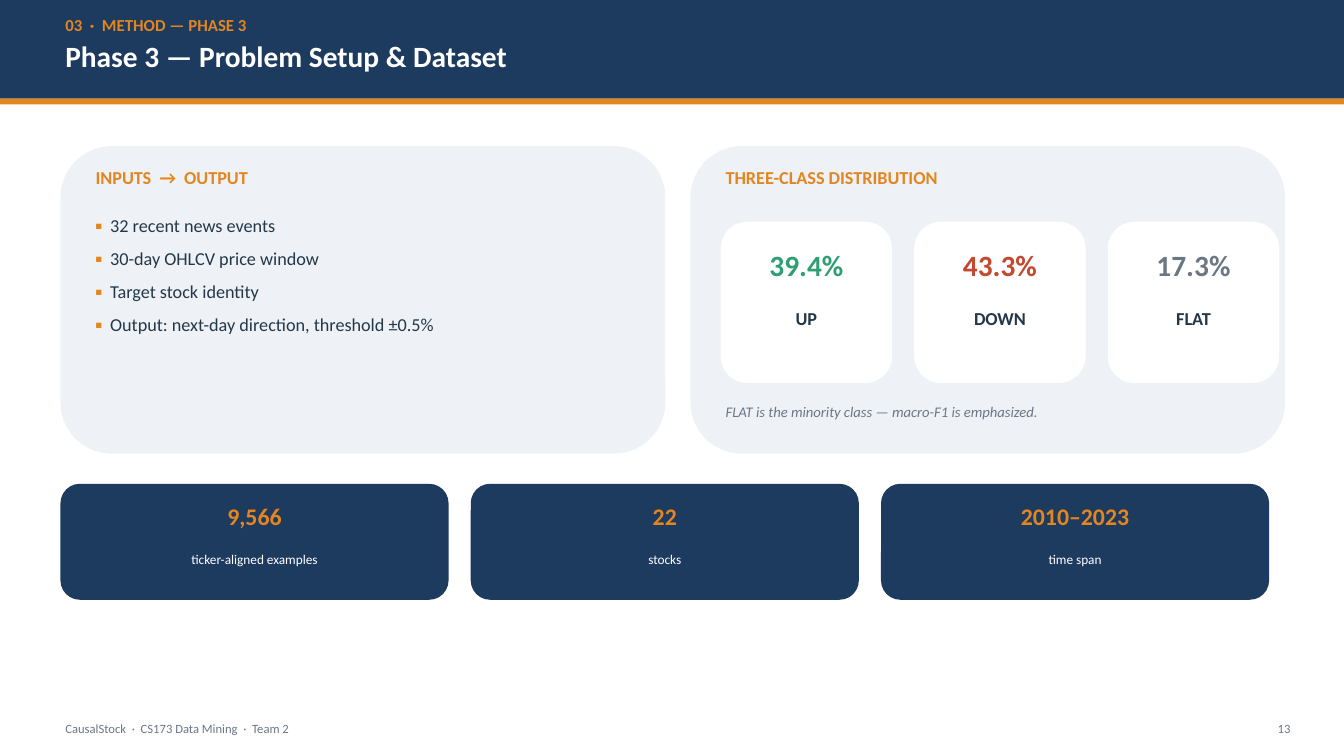
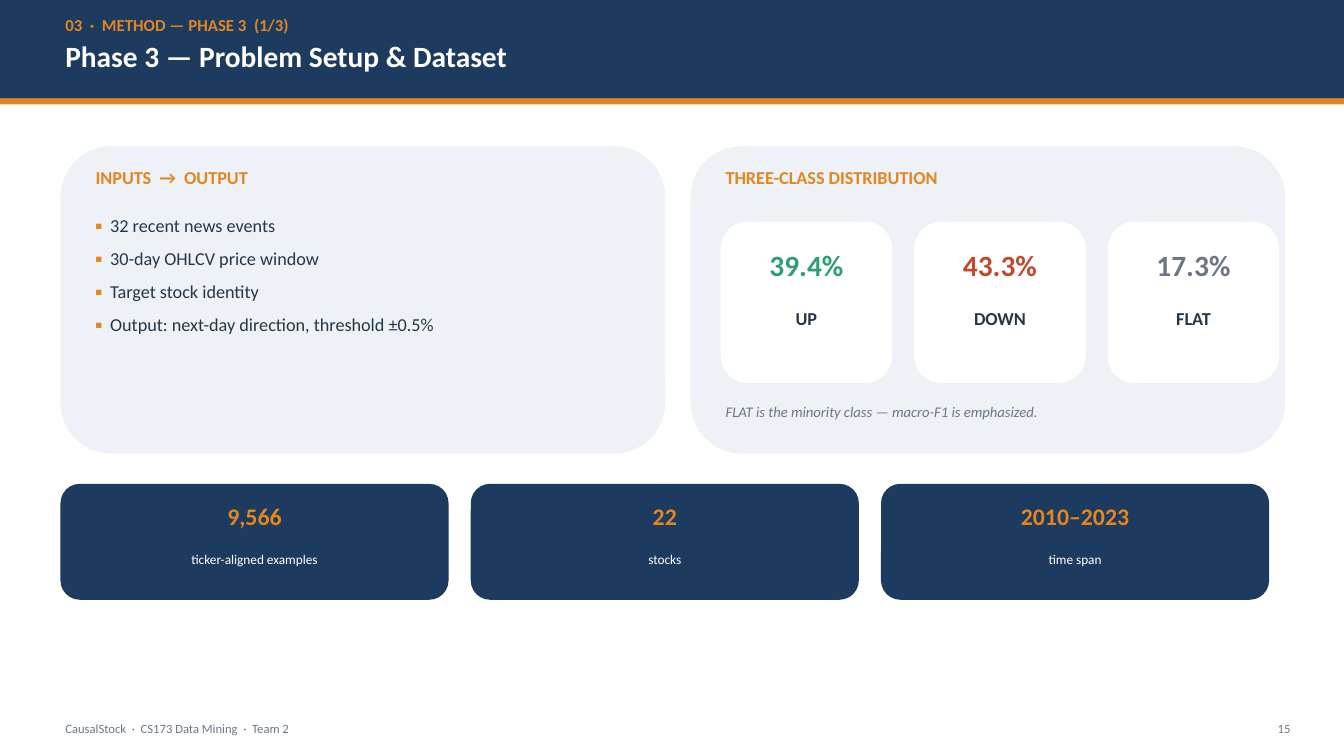
Before and after one commit to LovelyC-kx/dddmmm, a slide deck: slide 15 of DirectionA/docs/final-deck/CausalStock_CS173_Final_EN.pptx (slide 13 before the commit). Drawn at 1344x756 pixels with LibreOffice and Linux fonts; fonts in the diff are those of the drawing. Boxes give left, top, right and bottom in pixels: in the first picture for what was removed or moved away, otherwise in the second. Text is boxed around its words. In the diff, an @@ line names an element or a change of style, - is before the commit and + after.

```diff
--- a/DirectionA/docs/final-deck/CausalStock_CS173_Final_EN.pptx
+++ b/DirectionA/docs/final-deck/CausalStock_CS173_Final_EN.pptx
@@ text at [65,18,289,34]: text changed @@
-03 · METHOD — PHASE 3
+03 · METHOD — PHASE 3 (1/3)
```
Also in this commit, not shown: 9 other slides changed, 5 slides added, 2 slides removed, 4 other files.
